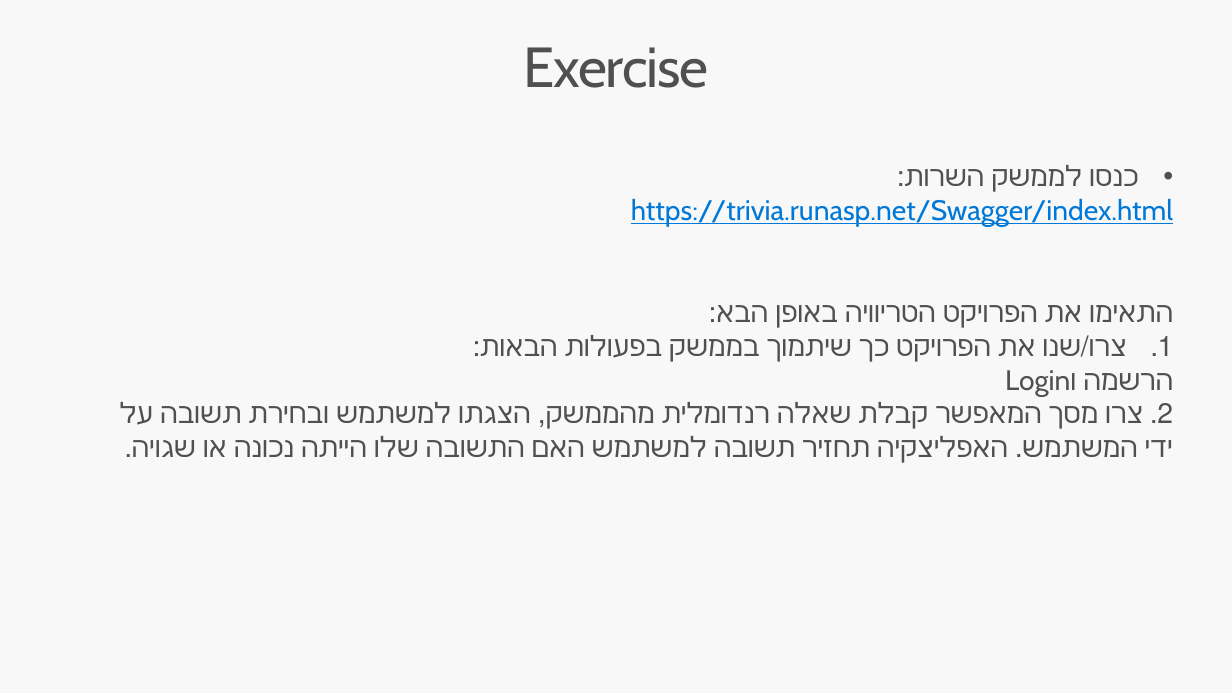
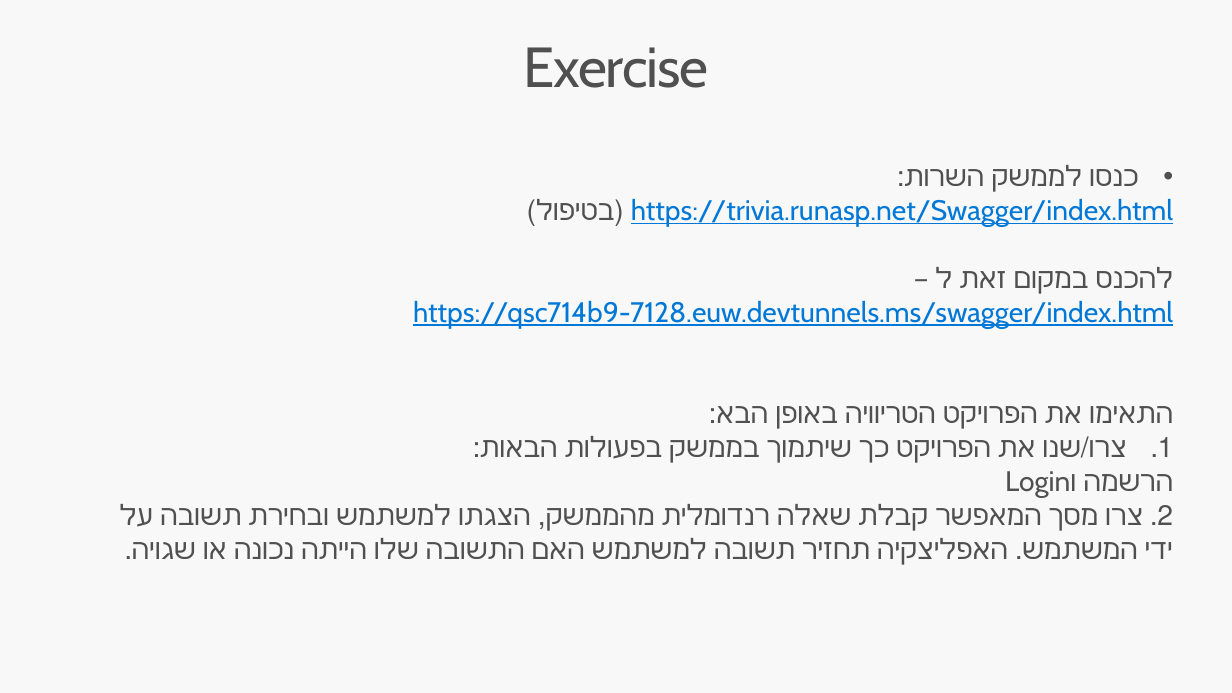
Before and after one commit to Platypus112/Trivia_Stage3, a slide deck: slide 49 of JSON and the Rest WebApi.pptx. Drawn at 1232x693 pixels with LibreOffice and Linux fonts; fonts in the diff are those of the drawing. Boxes give left, top, right and bottom in pixels: in the first picture for what was removed or moved away, otherwise in the second. Text is boxed around its words. In the diff, an @@ line names an element or a change of style, - is before the commit and + after.

```diff
--- a/JSON and the Rest WebApi.pptx
+++ b/JSON and the Rest WebApi.pptx
@@ text at bbox=[413, 198, 1173, 328]: text changed @@
-https://trivia.runasp.net/Swagger/index.html
+https://trivia.runasp.net/Swagger/index.html (בטיפול)
+להכנס במקום זאת ל –
+https://qsc714b9-7128.euw.devtunnels.ms/swagger/index.html
```
Also in this commit, not shown: 10 other files.
